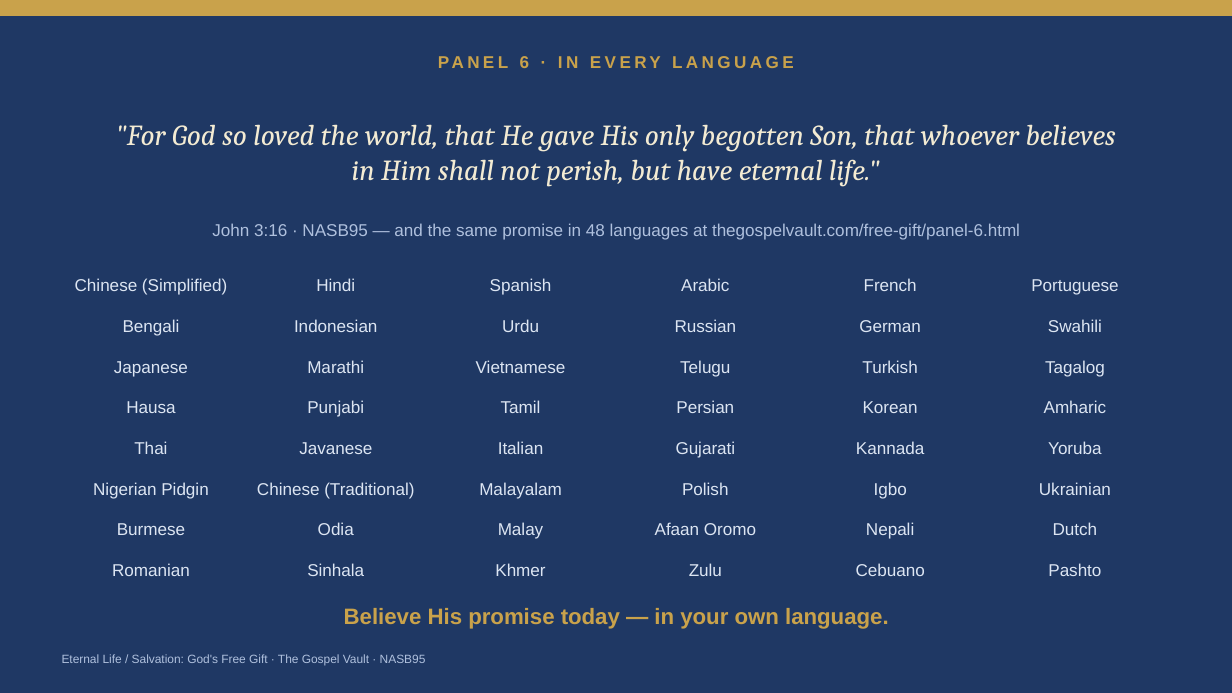
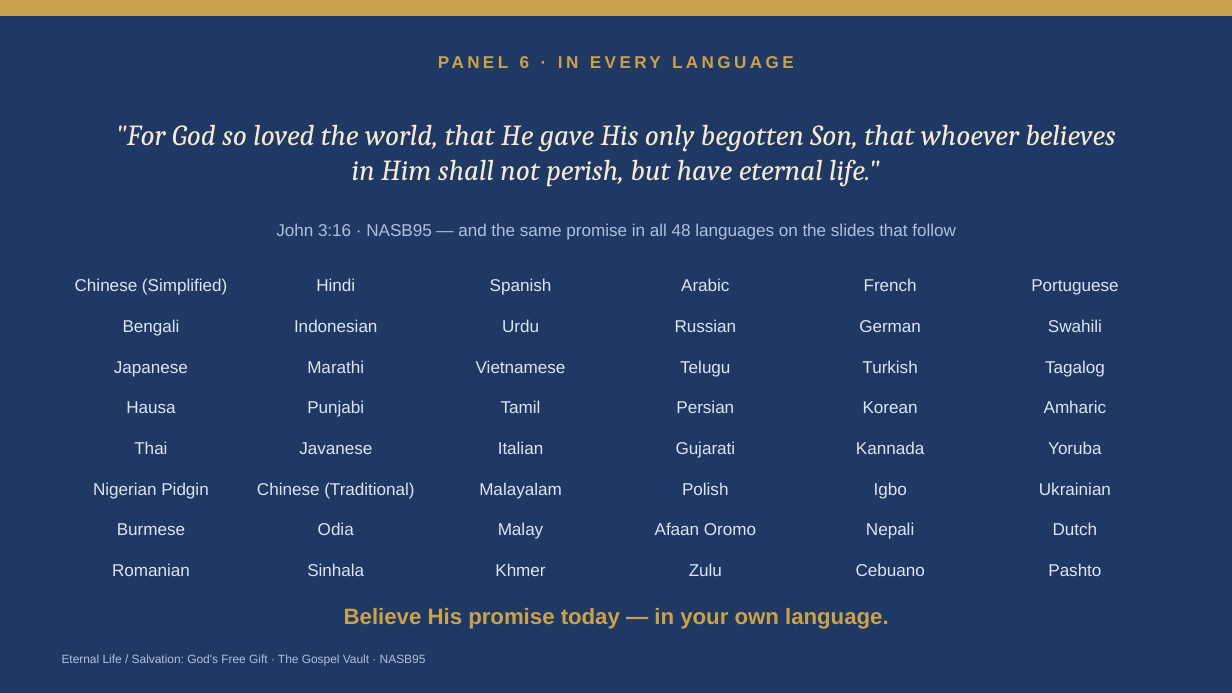
Before and after one commit to TheRooster07/TheGospelVault, a slide deck: slide 11 of free-gift/charts/free-gift-charts.pptx. Drawn at 1232x693 pixels with LibreOffice and Linux fonts; fonts in the diff are those of the drawing. Boxes give left, top, right and bottom in pixels: in the first picture for what was removed or moved away, otherwise in the second. Text is boxed around its words. In the diff, an @@ line names an element or a change of style, - is before the commit and + after.

Commit message:
added 48 languages slides

```diff
--- a/free-gift/charts/free-gift-charts.pptx
+++ b/free-gift/charts/free-gift-charts.pptx
@@ text at (276, 223, 956, 240): text changed @@
-John 3:16 · NASB95 — and the same promise in 48 languages at thegospelvault.com/free-gift/panel-6.html
+John 3:16 · NASB95 — and the same promise in all 48 languages on the slides that follow
```
Also in this commit, not shown: 1 other slide changed, 8 slides added, 21 other files.
